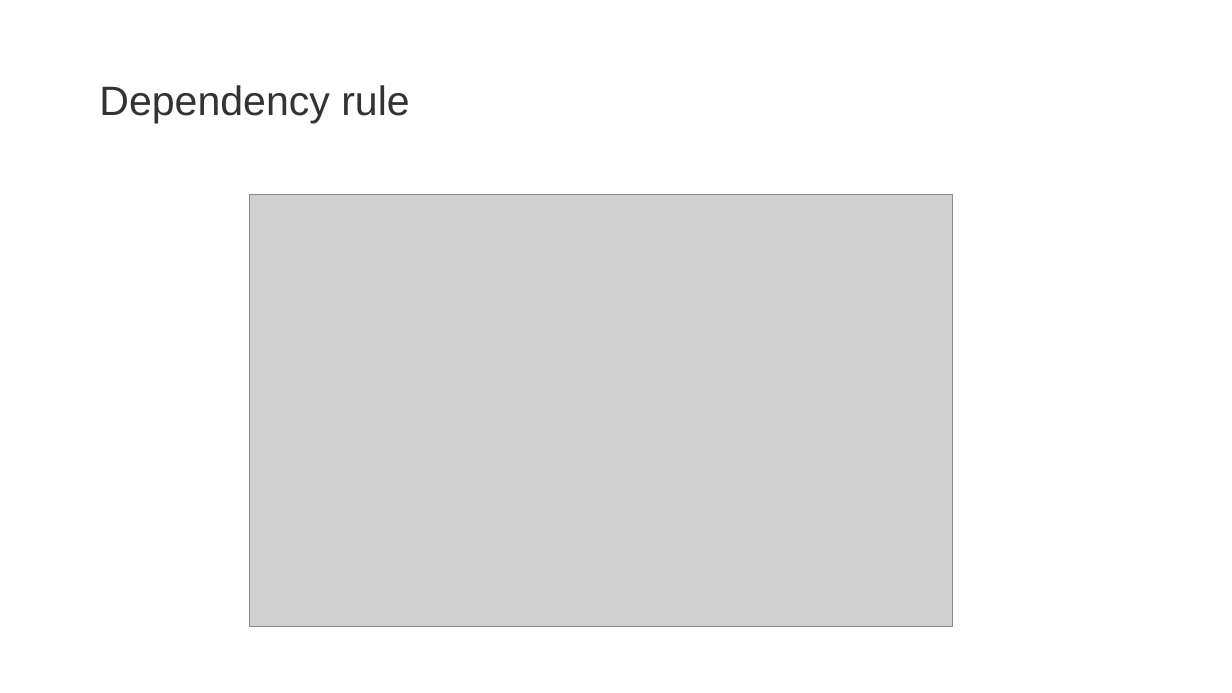
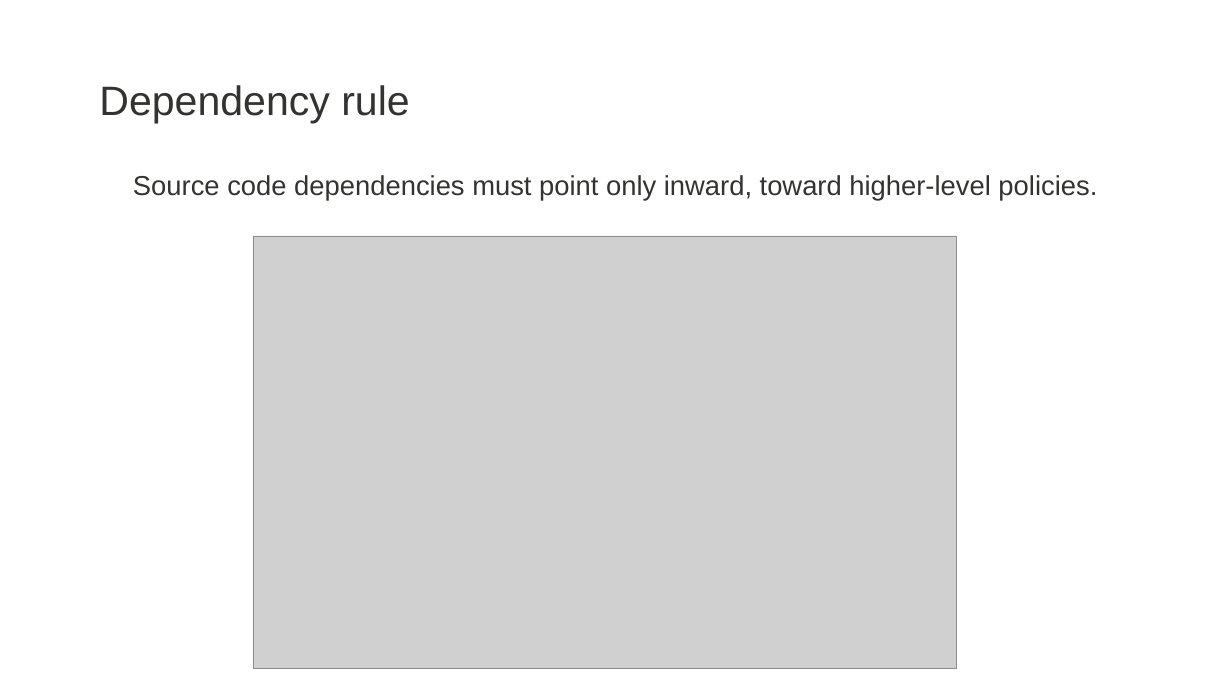
Before and after one commit to zatsepinvl/where-to-put-the-service, a slide deck: slide 32 of Where to put the service.pptm (slide 29 before the commit). Drawn at 1232x693 pixels with LibreOffice and Linux fonts; fonts in the diff are those of the drawing; grey boxes stand for pictures; background and template pictures are left out. Boxes give left, top, right and bottom in pixels: in the first picture for what was removed or moved away, otherwise in the second. Text is boxed around its words. In the diff, an @@ line names an element or a change of style, - is before the commit and + after.

```diff
--- a/Where to put the service.pptm
+++ b/Where to put the service.pptm
@@ text added at (x1=133, y1=175, x2=1097, y2=201), 32 pt, text #333332 @@
+Source code dependencies must point only inward, toward higher-level policies.
@@ picture moved from (x1=249, y1=194, x2=953, y2=627) to (x1=253, y1=236, x2=957, y2=669) @@
```
Also in this commit, not shown: 10 other slides changed, 6 slides added, 1 slide removed, 12 other files.
